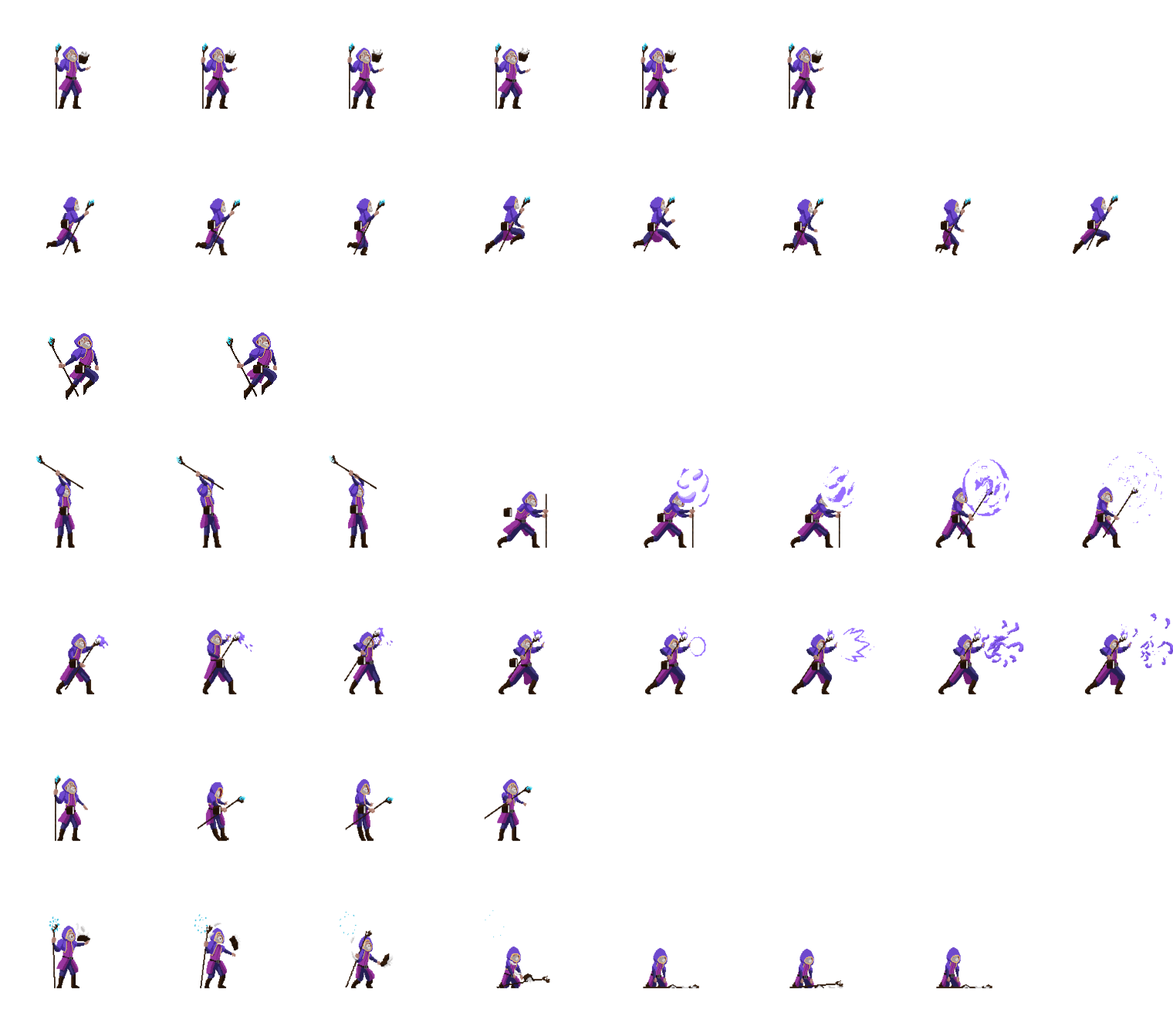
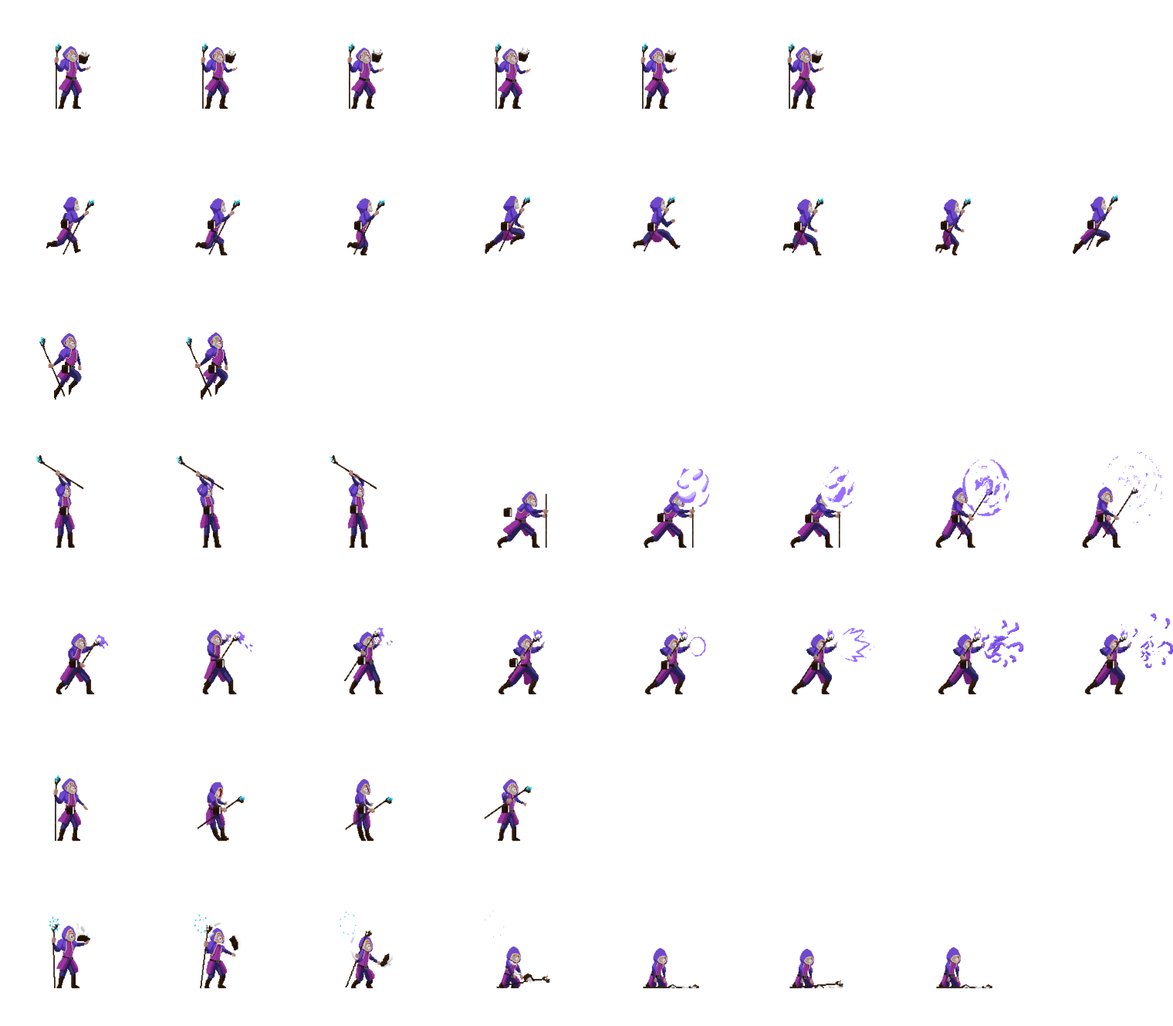
Revision of a layered w=1173, h=1026 image; what changed, layer by layer:
painted on "Jump.png" over [39, 332, 277, 400]
